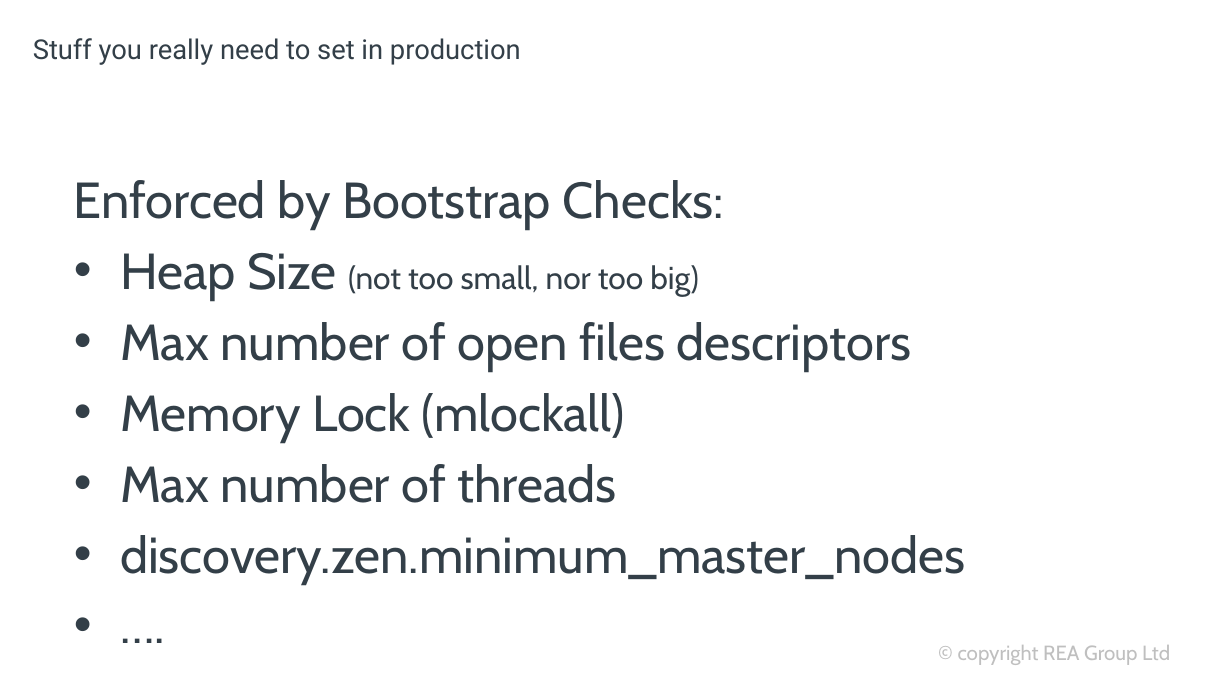
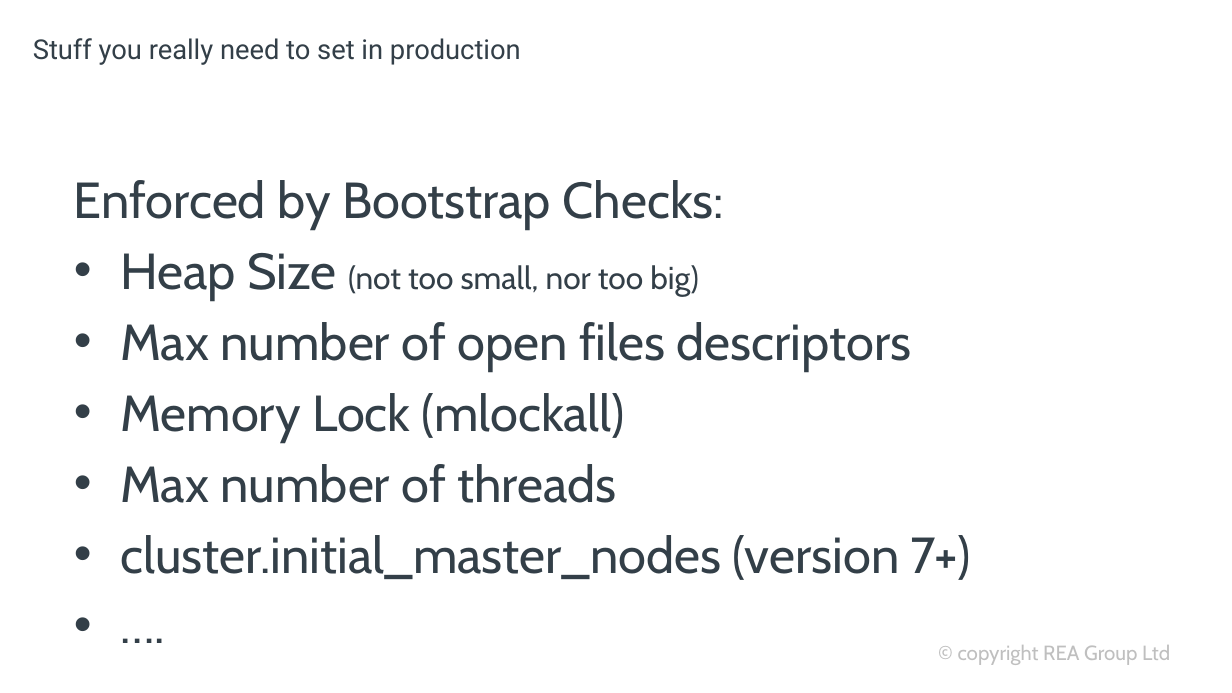
Before and after one commit to davidbkemp/advanced-elasticsearch-training, a slide deck: slide 14 of ElasticsearchOps.pptx. Drawn at 1232x693 pixels with LibreOffice and Linux fonts; fonts in the diff are those of the drawing; background and template pictures are left out. Boxes give left, top, right and bottom in pixels: in the first picture for what was removed or moved away, otherwise in the second. Text is boxed around its words. In the diff, an @@ line names an element or a change of style, - is before the commit and + after.

Commit message:
Update to version 7.2 plus add distance_feature
Also updated the power point to cover cluster.initial_master_nodes instead of min_master_nodes.

```diff
--- a/ElasticsearchOps.pptx
+++ b/ElasticsearchOps.pptx
@@ text at (x1=120, y1=535, x2=971, y2=580): text changed @@
-• discovery.zen.minimum_master_nodes
+• cluster.initial_master_nodes (version 7+)
```
Also in this commit, not shown: 6 other files.
